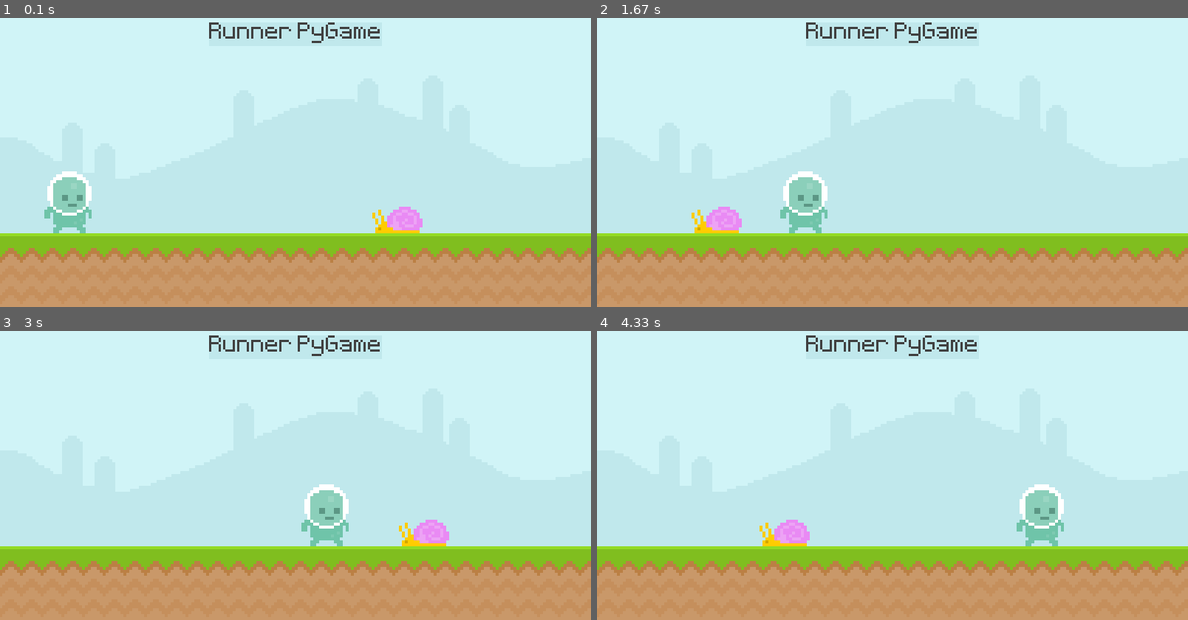
Above: before the commit, frames 1-4 (two rows, left to right).
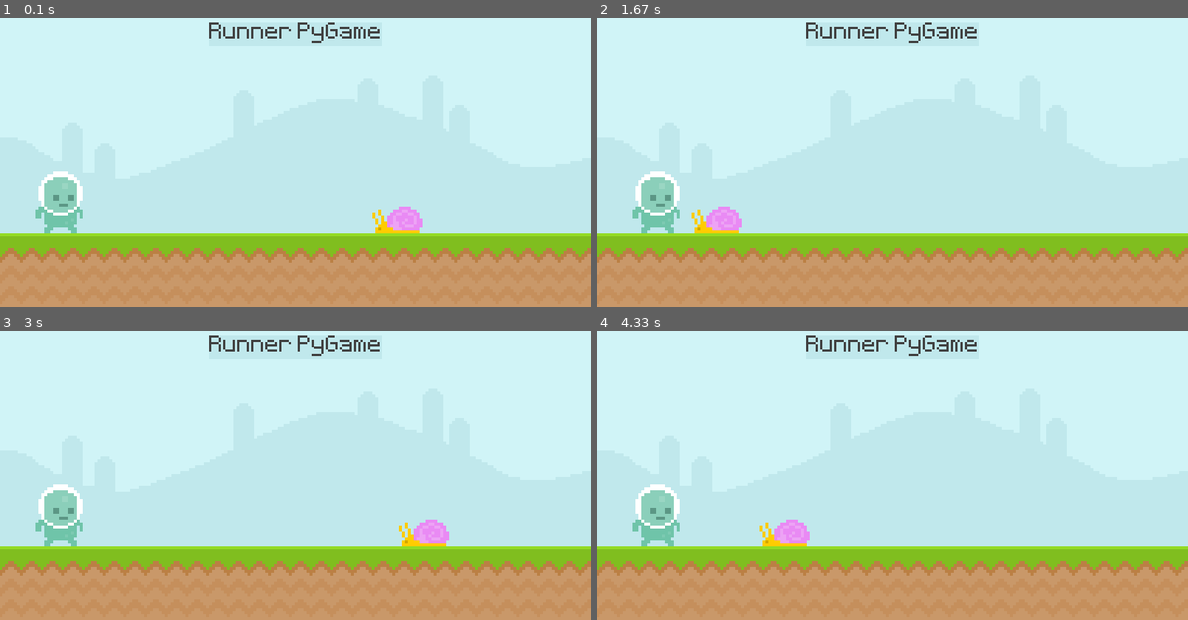
Above: after the commit, the same moments.

Repository: AlkaffAhamed/Runner-PyGame
Game: pygame game, started from main.py
Two runs of this game, one before a commit and one after it. Both use one fixed random seed, a clock stepped at 60 frames per second and the inputs below.
Inputs:
- Up to frame 1 (0.1 s): no input
- Up to frame 2 (1.67 s): tap Space at 0.33 s
- Up to frame 3 (3 s): no input
- Up to frame 4 (4.33 s): no input

The runs differ from the first frame. In frame 1, 1.1% of the frame differs, in the area x 6-16%, y 53-75%; in frame 2, 2.6%, in the area x 6-39%, y 53-75%; in frame 3, 2.6%; in frame 4, 2.6%.

Commit message:
17 Keyboard event using `key` module 1. Store the array of keys state: `keys = pygame.key.get_pressed()` 2. Get the state of `space` key: `keys[pygame.K_SPACE]`

Diff:
--- a/main.py
+++ b/main.py
@@ -13,7 +13,7 @@
 ground_surface = pygame.image.load("graphics/ground.png").convert()
 
 # Score Text inside Rectangle
-score_surface = test_font.render("Runner PyGame", False, (64,64,64))
+score_surface = test_font.render("Runner PyGame", False, (64, 64, 64))
 score_rect = score_surface.get_rect(center=(400, 30))
 
 # Convert Snail Surface to Rectangle
@@ -58,8 +58,13 @@
         snail_rect.right = 800
     screen.blit(snail_surface, snail_rect)
 
+    # Keys using the key module
+    keys = pygame.key.get_pressed()
+    if keys[pygame.K_SPACE]:
+        print("JUMP!")
+
     # Move the Player by moving the rectangle that contains the player
-    player_rect.left += 2
+    # player_rect.left += 2
     screen.blit(player_surface, player_rect)
 
     # Collision Detection with Snail
